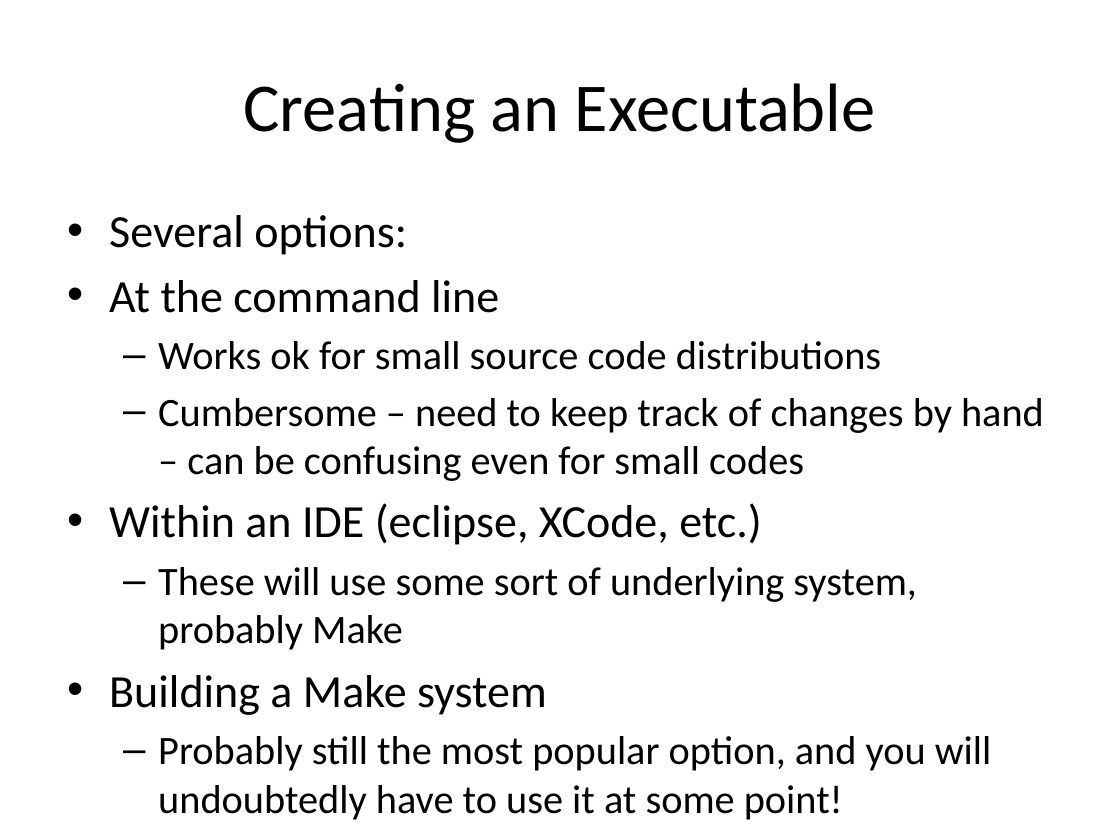
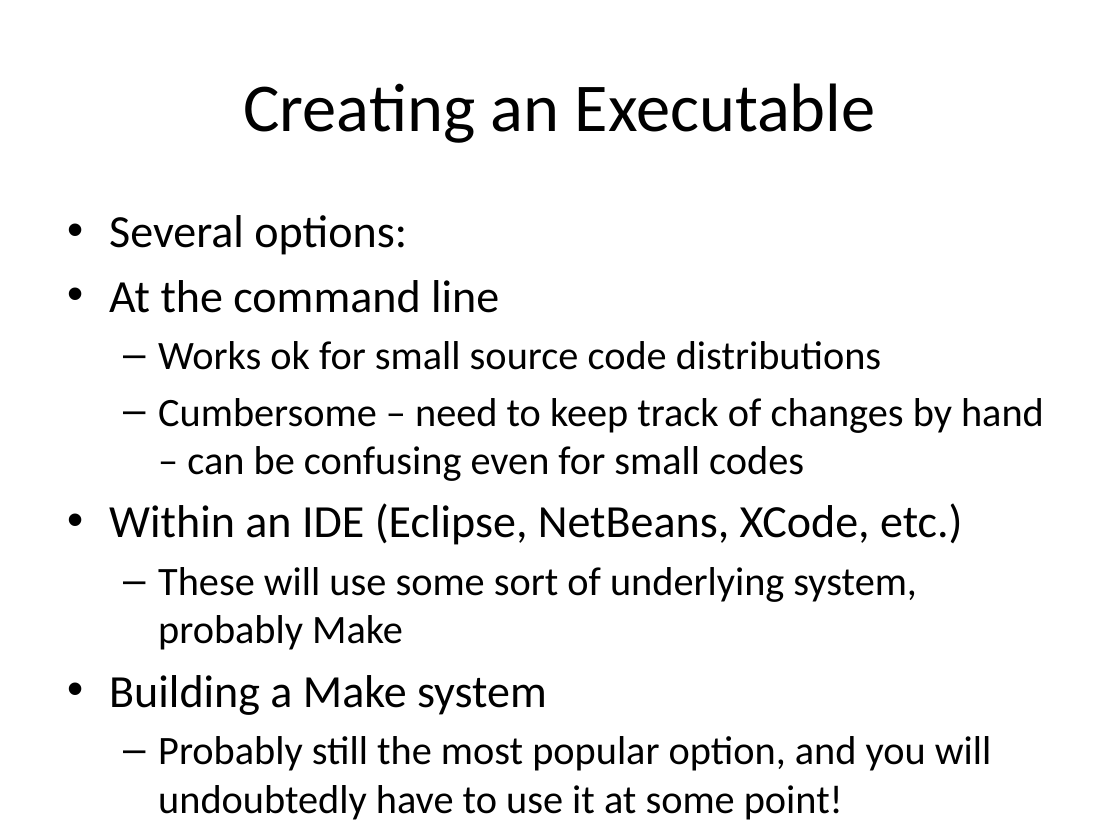
Before and after one commit to brash99/Cpsc256, a slide deck: slide 2 of Makefile_tutorial/Makefile_tutorial.pptx. Drawn at 1120x840 pixels with LibreOffice and Linux fonts; fonts in the diff are those of the drawing. Boxes give left, top, right and bottom in pixels: in the first picture for what was removed or moved away, otherwise in the second. Text is boxed around its words. In the diff, an @@ line names an element or a change of style, - is before the commit and + after.

```diff
--- a/Makefile_tutorial/Makefile_tutorial.pptx
+++ b/Makefile_tutorial/Makefile_tutorial.pptx
@@ text at <box>109,503,963,545</box>: text changed @@
-• Within an IDE (eclipse, XCode, etc.)
+• Within an IDE (Eclipse, NetBeans, XCode, etc.)
```
Also in this commit, not shown: 16 other slides changed.
